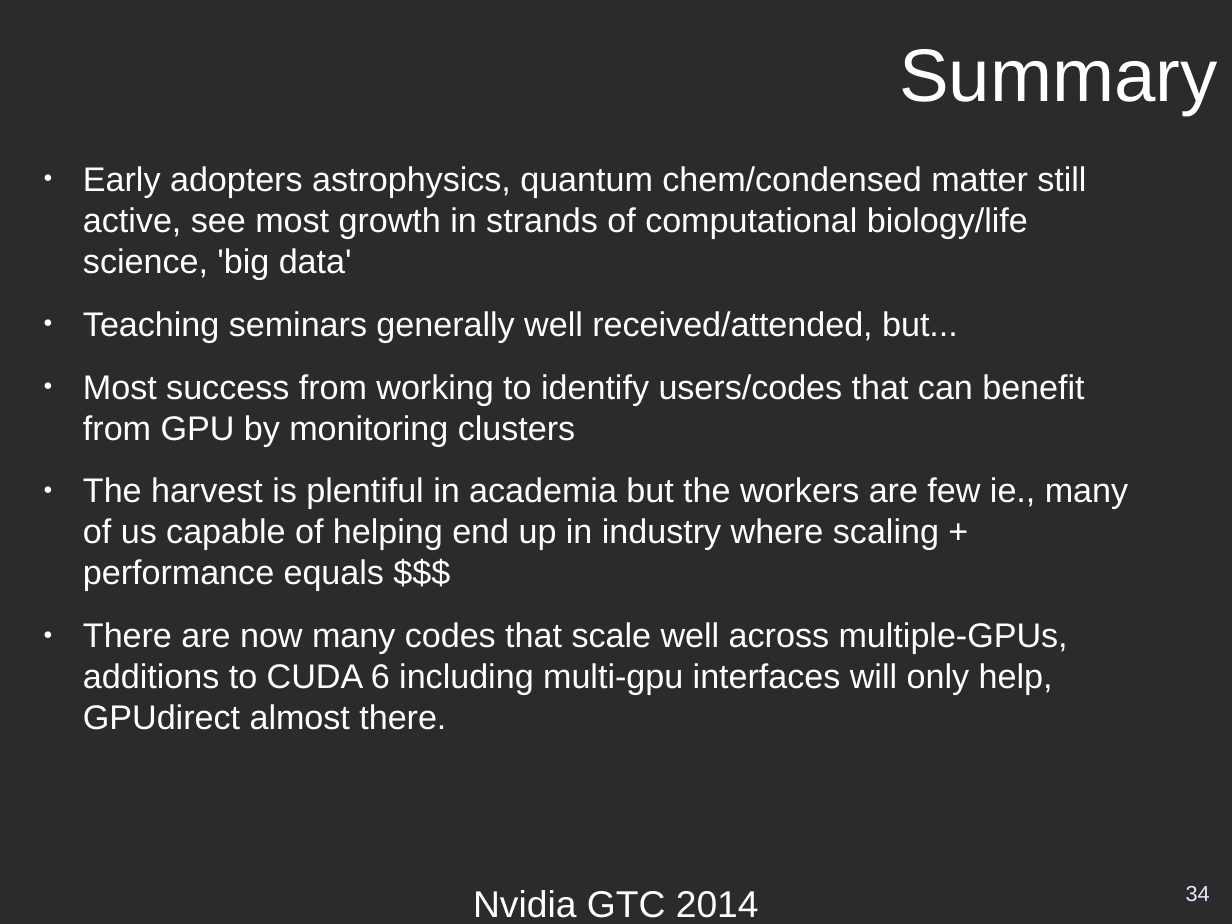
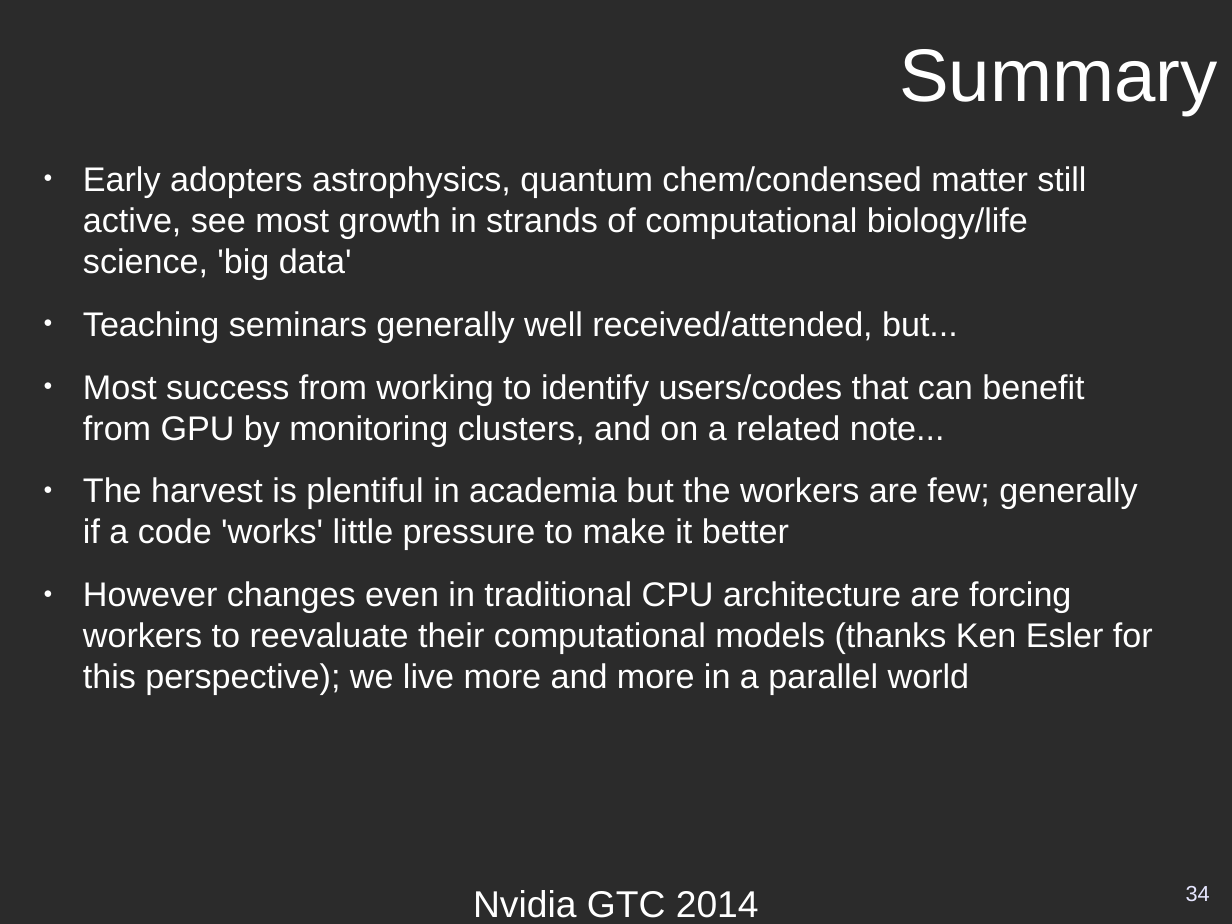
Before and after one commit to wjb19/talk-bits, a slide deck: slide 34 of 2014/gtc_2014.odp. Drawn at 1232x924 pixels with LibreOffice and Linux fonts; fonts in the diff are those of the drawing; background and template pictures are left out; a plain dark background stands for a picture behind light text. Boxes give left, top, right and bottom in pixels: in the first picture for what was removed or moved away, otherwise in the second. Text is boxed around its words. In the diff, an @@ line names an element or a change of style, - is before the commit and + after.

Commit message:
update talk

```diff
--- a/2014/gtc_2014.odp
+++ b/2014/gtc_2014.odp
@@ text at [83, 374, 1153, 695]: text changed @@
-● Most success from working to identify users/codes that can benefit from GPU by monitoring clusters
-● The harvest is plentiful in academia but the workers are few ie., many of us capable of helping end up in industry where scaling + performance equals $$$
-● There are now many codes that scale well across multiple-GPUs, additions to CUDA 6 including multi-gpu interfaces will only help, GPUdirect almost there.
+● Most success from working to identify users/codes that can benefit from GPU by monitoring clusters, and on a related note...
+● The harvest is plentiful in academia but the workers are few; generally if a code 'works' little pressure to make it better
+● However changes even in traditional CPU architecture are forcing workers to reevaluate their computational models (thanks Ken Esler for this perspective); we live more and more in a parallel world
```
Also in this commit, not shown: 2 other slides changed.
